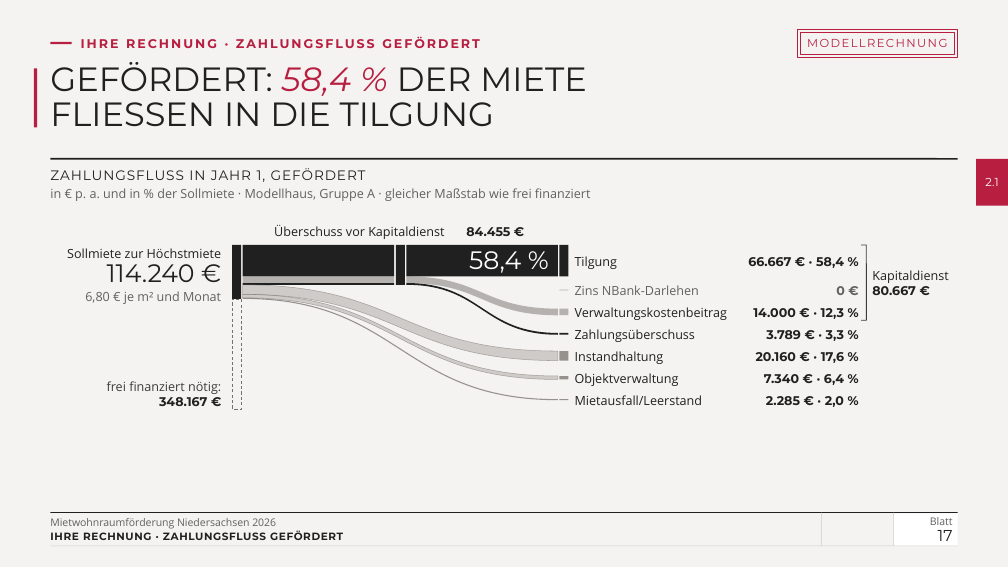
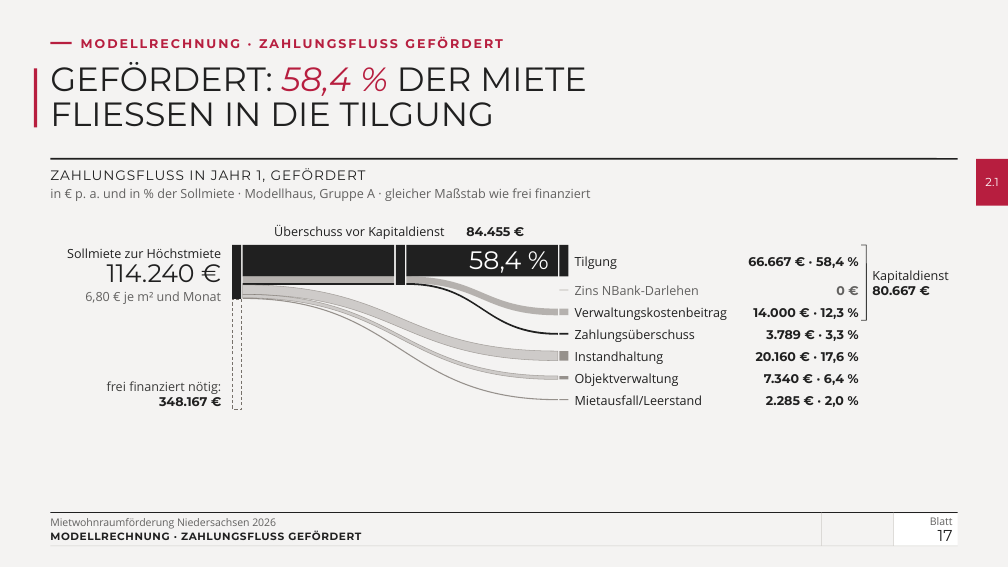
Before and after one commit to vgedaschko/NBank, a slide deck: slide 17 of praesentation/dist/PGN-Mietwohnraumfoerderung-Niedersachsen-2026-Vortrag.pptx. Drawn at 1008x567 pixels with LibreOffice and Linux fonts; fonts in the diff are those of the drawing; background and template pictures are left out. Boxes give left, top, right and bottom in pixels: in the first picture for what was removed or moved away, otherwise in the second. Text is boxed around its words. In the diff, an @@ line names an element or a change of style, - is before the commit and + after.

```diff
--- a/praesentation/dist/PGN-Mietwohnraumfoerderung-Niedersachsen-2026-Vortrag.pptx
+++ b/praesentation/dist/PGN-Mietwohnraumfoerderung-Niedersachsen-2026-Vortrag.pptx
@@ rectangle removed at (798, 29, 958, 57) @@
@@ text at (81, 36, 503, 48): text changed @@
-IHRE RECHNUNG · ZAHLUNGSFLUSS GEFÖRDERT
+MODELLRECHNUNG · ZAHLUNGSFLUSS GEFÖRDERT
@@ rectangle removed at (801, 32, 955, 54) @@
-MODELLRECHNUNG
@@ text at (50, 530, 361, 540): text changed @@
-IHRE RECHNUNG · ZAHLUNGSFLUSS GEFÖRDERT
+MODELLRECHNUNG · ZAHLUNGSFLUSS GEFÖRDERT
```
Also in this commit, not shown: 29 other slides changed, 31 other files.
